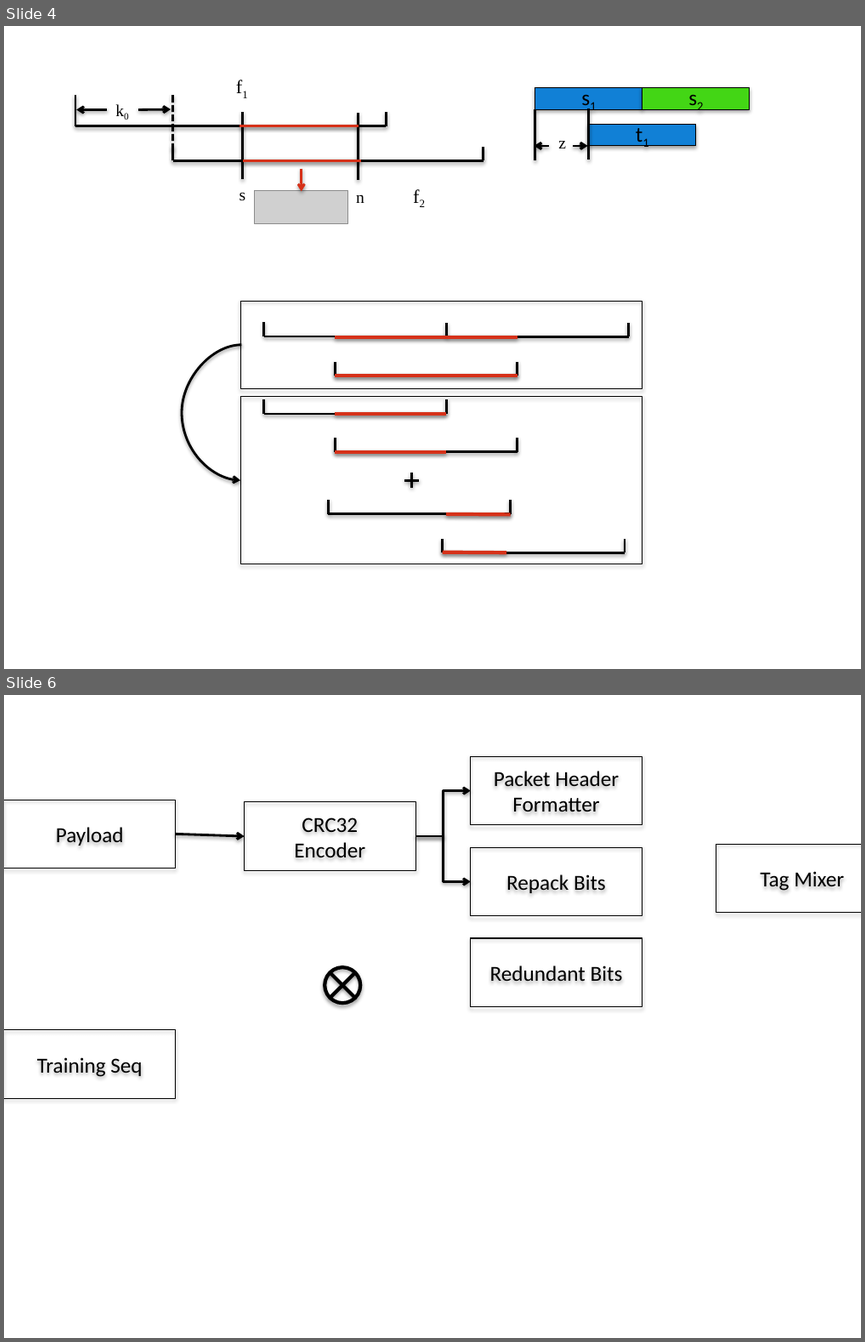
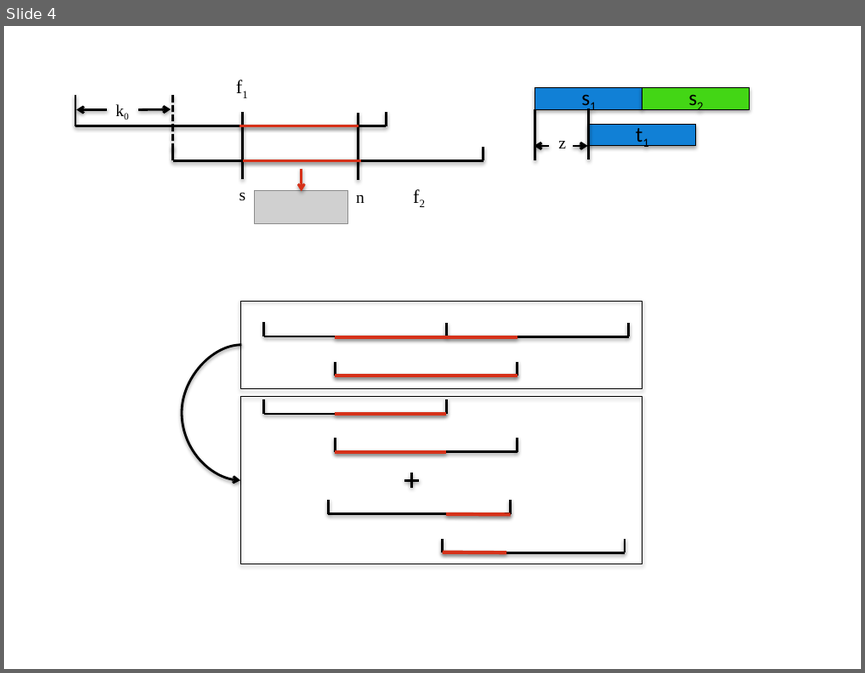
Before and after one commit to qizhu8/gnuradioWorkspace, a slide deck: Documents/get_start_with_gr-cdma/figure/figure_source.pptx. Shown one above the other, each under a label of ours: slides 4 and 6 before the commit, slide 4 after it; the slides between them are not shown. The pictures are 865x1342 and 865x673 pixels, drawn with LibreOffice and Linux fonts; fonts in the diff are those of the drawing; grey boxes stand for pictures. Boxes give left, top, right and bottom in pixels: in the first picture for what was removed or moved away, otherwise in the second. Text is boxed around its words. In the diff, an @@ line names an element or a change of style, - is before the commit and + after.

```diff
--- a/Documents/get_start_with_gr-cdma/figure/figure_source.pptx
+++ b/Documents/get_start_with_gr-cdma/figure/figure_source.pptx
@@ slide 6 removed at (x1=4, y1=695, x2=861, y2=1338), background #FFFFFF @@
@@ rectangle removed at (x1=470, y1=757, x2=642, y2=825) @@
-Packet Header Formatter
@@ elbow arrow removed from (415, 836) to (470, 791) @@
@@ rectangle removed at (x1=4, y1=800, x2=176, y2=868) @@
-Payload
@@ rectangle removed at (x1=244, y1=802, x2=415, y2=871) @@
-CRC32
-Encoder
@@ arrow removed from (176, 834) to (244, 836) @@
@@ elbow arrow removed from (415, 836) to (470, 882) @@
@@ rectangle removed at (x1=470, y1=847, x2=642, y2=916) @@
-Repack Bits
@@ rectangle removed at (x1=716, y1=844, x2=861, y2=913) @@
-Tag Mixer
@@ rectangle removed at (x1=470, y1=938, x2=642, y2=1007) @@
-Redundant Bits
@@ ellipse removed at (x1=324, y1=968, x2=360, y2=1004) @@
@@ line removed from (330, 973) to (355, 998) @@
@@ line removed from (355, 973) to (330, 998) @@
@@ rectangle removed at (x1=4, y1=1030, x2=176, y2=1099) @@
-Training Seq
```
Also in this commit, not shown: 1 other slide removed, 3 other files.
